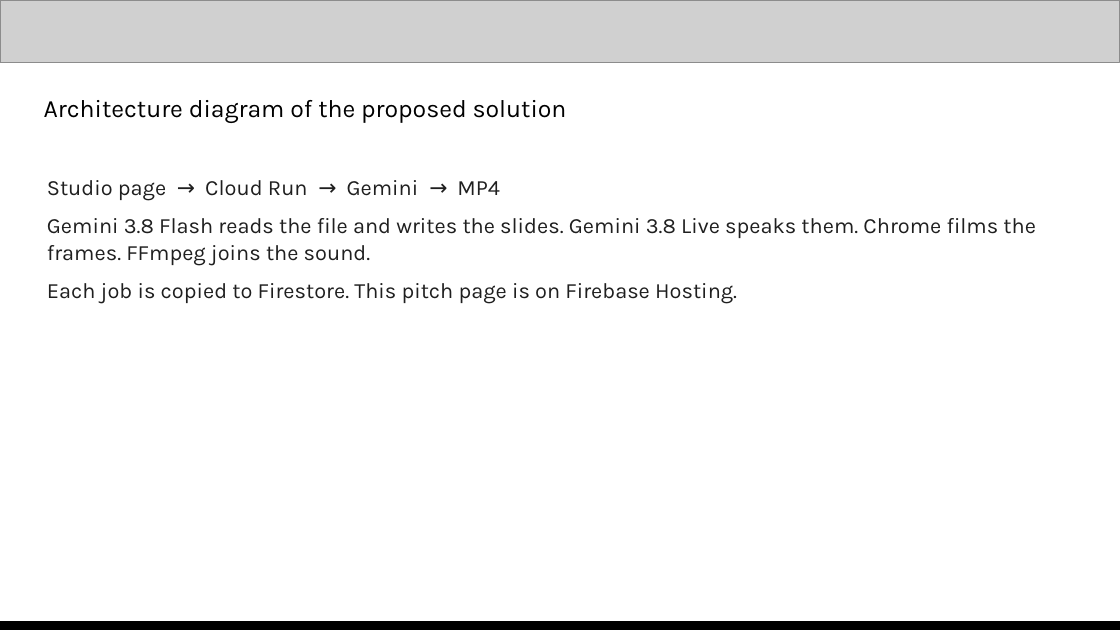
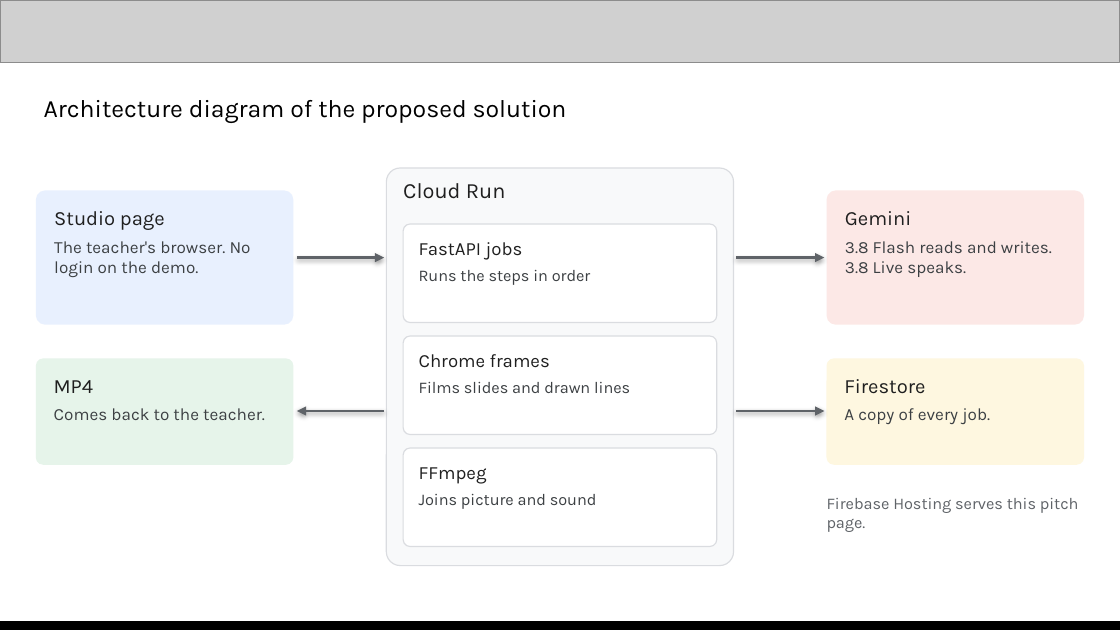
Before and after one commit to saitej123/Gemini-Multimodal-Studio, a slide deck: slide 8 of Template/Out/Multimodal Studio - AI Builder Cup.pptx. Drawn at 1120x630 pixels with LibreOffice and Linux fonts; fonts in the diff are those of the drawing; grey boxes stand for pictures. Boxes give left, top, right and bottom in pixels: in the first picture for what was removed or moved away, otherwise in the second. Text is boxed around its words. In the diff, an @@ line names an element or a change of style, - is before the commit and + after.

```diff
--- a/Template/Out/Multimodal Studio - AI Builder Cup.pptx
+++ b/Template/Out/Multimodal Studio - AI Builder Cup.pptx
@@ rounded rectangle added at bbox=[386, 168, 734, 566], fill #F8F9FA, outline #DADCE0 0.75 pt @@
@@ rounded rectangle added at bbox=[36, 190, 293, 325], fill #E8F0FE, 11 pt, text #3C4043 @@
+Studio page
+The teacher's browser. No login on the demo.
@@ text removed at bbox=[47, 180, 1036, 304] @@
-Studio page → Cloud Run → Gemini → MP4
-Gemini 3.8 Flash reads the file and writes the slides. Gemini 3.8 Live speaks them. Chrome films the frames. FFmpeg joins the sound.
-Each job is copied to Firestore. This pitch page is on Firebase Hosting.
@@ text added at bbox=[403, 183, 506, 199], 14 pt, text #1F1F1F @@
+Cloud Run
@@ rounded rectangle added at bbox=[827, 190, 1084, 325], fill #FCE8E6, 11 pt, text #3C4043 @@
+Gemini
+3.8 Flash reads and writes. 3.8 Live speaks.
@@ rounded rectangle added at bbox=[403, 224, 717, 323], fill #FFFFFF, outline #DADCE0 0.75 pt, 10.5 pt, text #3C4043 @@
+FastAPI jobs
+Runs the steps in order
@@ arrow added from (297, 258) to (384, 258), #5F6368 1.5 pt @@
@@ arrow added from (736, 258) to (824, 258), #5F6368 1.5 pt @@
@@ rounded rectangle added at bbox=[36, 358, 293, 465], fill #E6F4EA, 11 pt, text #3C4043 @@
+MP4
+Comes back to the teacher.
@@ rounded rectangle added at bbox=[403, 336, 717, 435], fill #FFFFFF, outline #DADCE0 0.75 pt, 10.5 pt, text #3C4043 @@
+Chrome frames
+Films slides and drawn lines
@@ rounded rectangle added at bbox=[827, 358, 1084, 465], fill #FEF7E0, 11 pt, text #3C4043 @@
+Firestore
+A copy of every job.
@@ arrow added from (384, 411) to (297, 411), #5F6368 1.5 pt @@
@@ arrow added from (736, 411) to (824, 411), #5F6368 1.5 pt @@
@@ rounded rectangle added at bbox=[403, 448, 717, 547], fill #FFFFFF, outline #DADCE0 0.75 pt, 10.5 pt, text #3C4043 @@
+FFmpeg
+Joins picture and sound
@@ text added at bbox=[827, 498, 1079, 532], 10.5 pt, text #5F6368 @@
+Firebase Hosting serves this pitch page.
```
Also in this commit, not shown: 8 other slides changed, 3 slides added, 3 slides removed, 13 other files.
